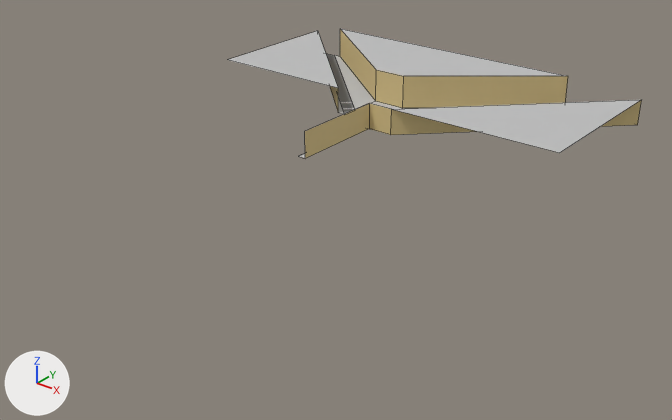
What one commit did to the Blender file assets/buildings/capitan_moreno.blend.
Rendered twice from a camera (50 mm lens) standing at (122.7, -165.7, 74.8) and looking at (15.3, -31.5, -8.4). Lighting does not change. The marker at lower left points along +X, +Y and +Z. The older version comes first. Mesh edges are drawn as thin lines on the coarser meshes. Objects named as collision shapes, trigger or cutter boxes, shadow casters or lower levels of detail are left out.
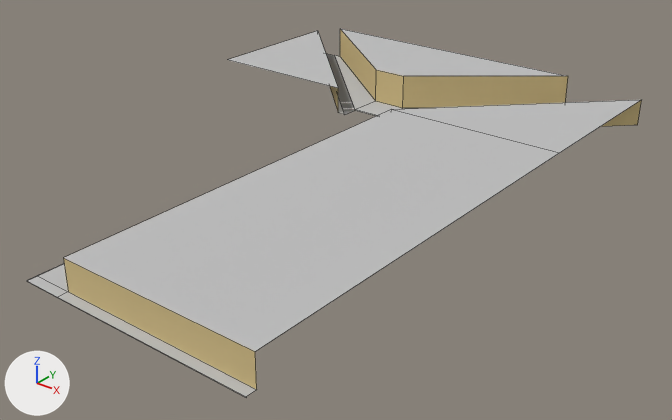
The edits, one by one:
me_plane is used by ob_plane; location (0.0, 0.0, 0.0).
me_plane had 45 vertices, 27 faces and spanned x -42.0..52.0, y -30.0..32.0, z 0.0..8.0.
me_plane now has 50 vertices, 32 faces and spans x -42.0..52.0, y -96.0..32.0, z 0.0..8.0.
Part 1, on me_plane:
7 vertices are removed from x 4.0..46.0, y -30.0..32.0, z 0.0..6.1.
6 faces are deleted.
7 vertices are added at x 4.0..52.0, y -96.0..-94.0, z 0.0..0.1.
5 new vertices lie (0.0, -86.0, 0.0) away from vertices in x 4.0..52.0, y -8.0, z 0.0..6.1.
9 new faces join them, mat_grey (light grey #bfbfbf).
2 new faces join them, mat_yellowish (yellow #d8c28a).

What differs and where, as boxes (x1, y1, x2, y2) in the pictures (672 x 420 px):
'Plane', reshaped (49% wider, 184% taller): before (228, 29, 641, 158); after (27, 29, 641, 397)
part 1 of me_plane, built on: before (299, 103, 392, 158); after (27, 109, 559, 397)
